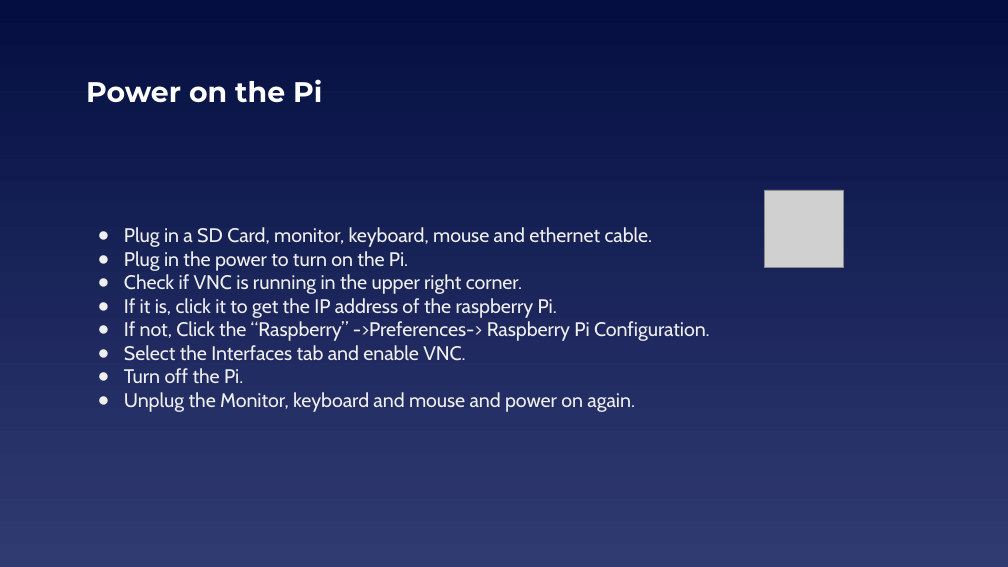
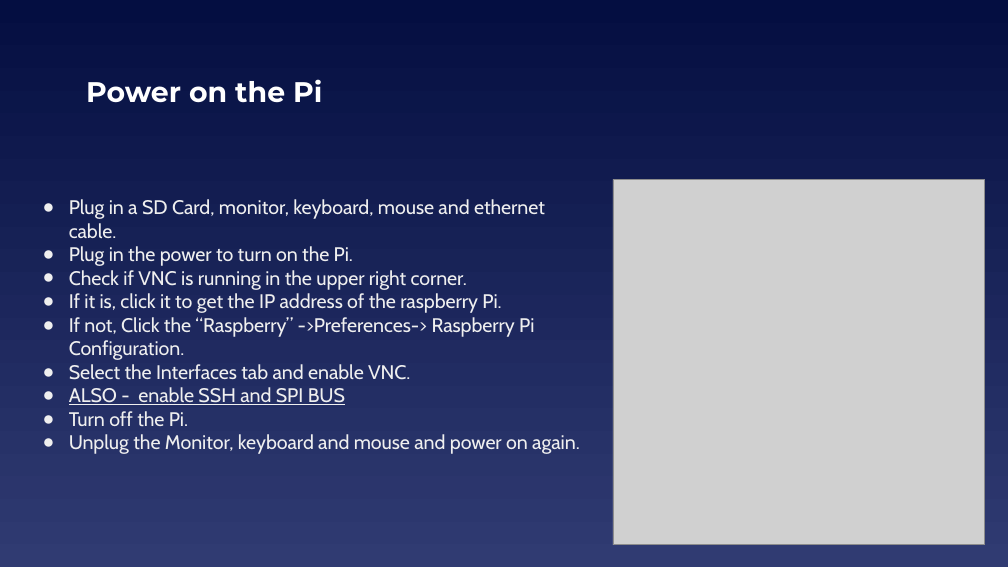
Before and after one commit to EELabMan/RPi-Touch-Display, a slide deck: slide 5 of Raspberry Pi TouchScreen Displays.pptx. Drawn at 1008x567 pixels with LibreOffice and Linux fonts; fonts in the diff are those of the drawing; grey boxes stand for pictures. Boxes give left, top, right and bottom in pixels: in the first picture for what was removed or moved away, otherwise in the second. Text is boxed around its words. In the diff, an @@ line names an element or a change of style, - is before the commit and + after.

```diff
--- a/Raspberry Pi TouchScreen Displays.pptx
+++ b/Raspberry Pi TouchScreen Displays.pptx
@@ text "Plug in a SD Card, ...": place and size @@
-text "Plug in a SD Card, ..." at (124, 227, 710, 412)
+text "Plug in a SD Card, ..." at (69, 199, 580, 454)
@@ picture added at (613, 179, 985, 544) @@
@@ picture removed at (765, 190, 844, 267) @@
@@ text at (69, 387, 345, 405): paragraph added @@
+● ALSO - enable SSH and SPI BUS
```
Also in this commit, not shown: 4 other slides changed, 1 slide removed.
